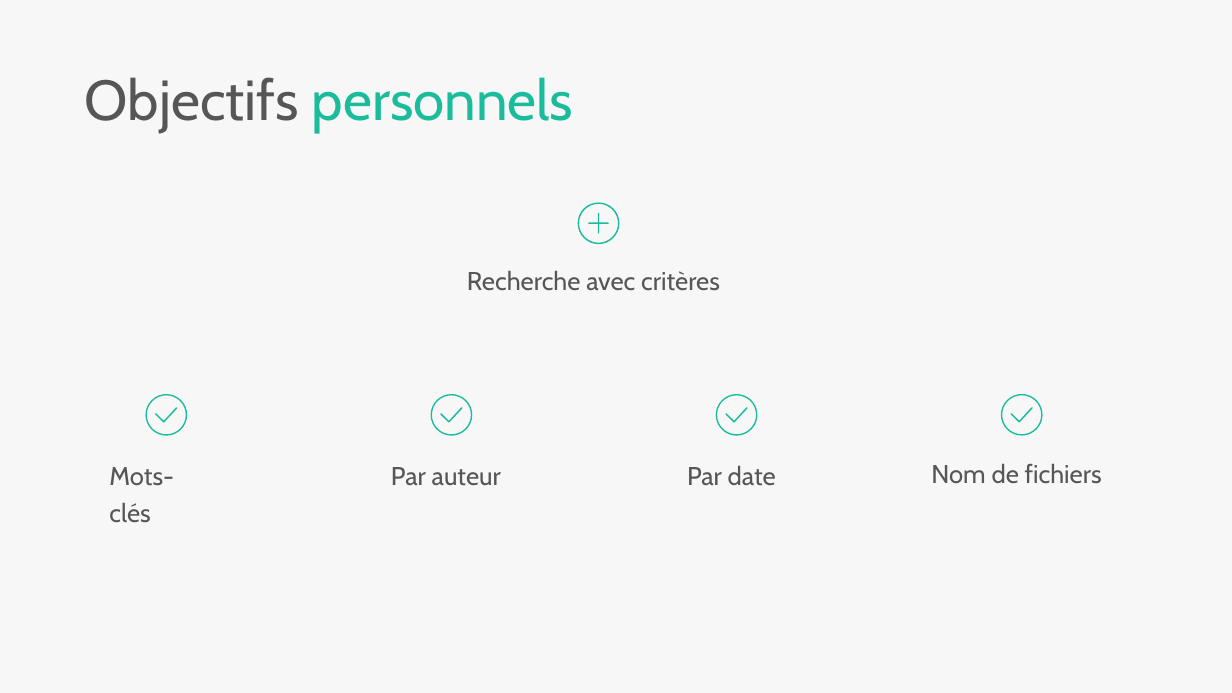
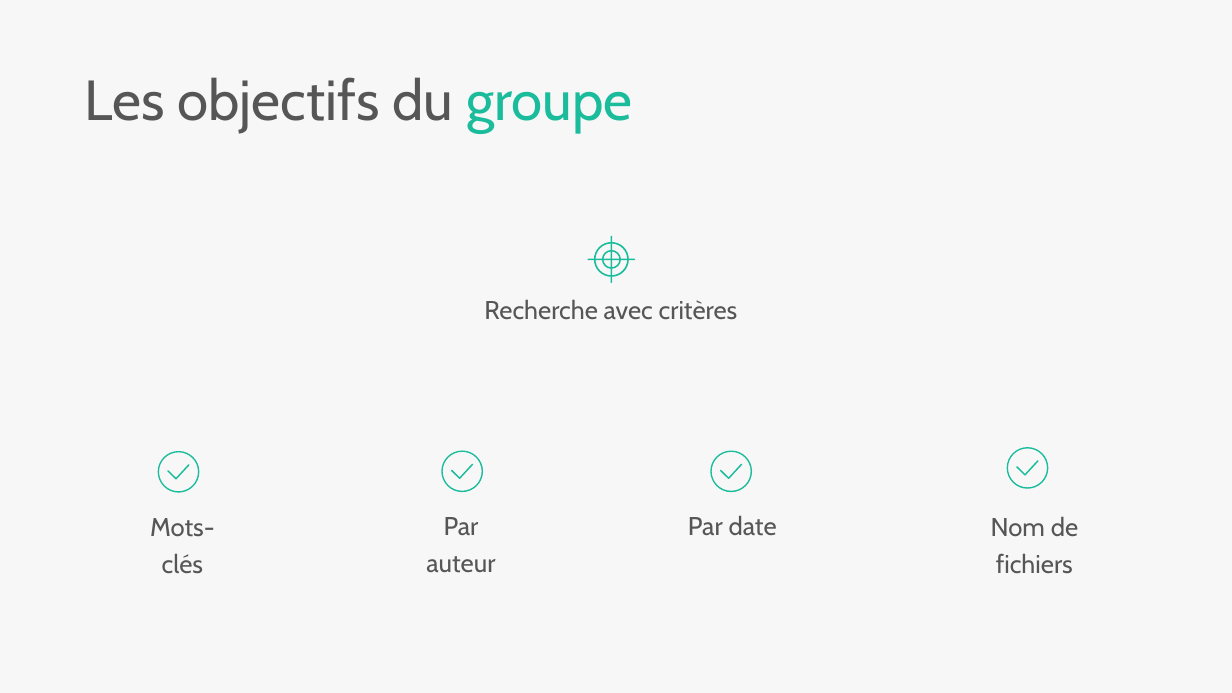
Before and after one commit to JeremyGfeller/MAW_1.1, a slide deck: slide 4 of Documentation/Présentation/Windows/Peetch by Slidor (Windows).pptx (slide 5 before the commit). Drawn at 1232x693 pixels with LibreOffice and Linux fonts; fonts in the diff are those of the drawing. Boxes give left, top, right and bottom in pixels: in the first picture for what was removed or moved away, otherwise in the second. Text is boxed around its words. In the diff, an @@ line names an element or a change of style, - is before the commit and + after.

```diff
--- a/Documentation/Présentation/Windows/Peetch by Slidor (Windows).pptx
+++ b/Documentation/Présentation/Windows/Peetch by Slidor (Windows).pptx
@@ text at box(85, 77, 633, 133): text changed; text colour #1ABC9C to #565656 @@
-Objectifs personnels
+Les objectifs du groupe
@@ freeform shape: place and size @@
-freeform shape at box(598, 213, 599, 234)
+freeform shape at box(611, 236, 613, 283)
@@ freeform shape added at box(588, 259, 636, 261), fill #1ABC9C @@
@@ freeform shape: place and size @@
-freeform shape at box(578, 202, 619, 244)
+freeform shape at box(594, 242, 629, 277)
@@ freeform shape: place and size @@
-freeform shape at box(589, 223, 609, 224)
+freeform shape at box(602, 250, 621, 269)
@@ text "Recherche avec critères": place and size @@
-text "Recherche avec critères" at box(467, 270, 720, 291)
+text "Recherche avec critères" at box(484, 299, 738, 320)
@@ freeform shape: place and size @@
-freeform shape at box(1001, 394, 1043, 435)
+freeform shape at box(1006, 447, 1048, 489)
@@ freeform shape: place and size @@
-freeform shape at box(145, 394, 187, 435)
+freeform shape at box(158, 451, 200, 493)
@@ 3 freeform shapes: place and size @@
-3 freeform shapes at box(155, 394, 472, 435)
+3 freeform shapes at box(167, 451, 483, 493)
@@ freeform shape: place and size @@
-freeform shape at box(716, 394, 758, 435)
+freeform shape at box(711, 451, 752, 493)
@@ freeform shape: place and size @@
-freeform shape at box(726, 408, 748, 423)
+freeform shape at box(720, 464, 742, 480)
@@ freeform shape: place and size @@
-freeform shape at box(1011, 408, 1033, 423)
+freeform shape at box(1017, 460, 1039, 476)
@@ text "Mots-clés": place and size @@
-text "Mots-clés" at box(109, 467, 174, 522)
+text "Mots-clés" at box(150, 518, 215, 573)
@@ text "Par auteur": place and size @@
-text "Par auteur" at box(391, 467, 501, 486)
+text "Par auteur" at box(426, 517, 495, 573)
@@ text "Par date": place and size @@
-text "Par date" at box(687, 465, 776, 486)
+text "Par date" at box(688, 515, 777, 536)
@@ alignment left to centre in 4 elements at box(688, 515, 777, 536), box(426, 517, 495, 573), box(150, 518, 215, 573), box(991, 516, 1078, 573) @@
@@ text "Nom de fichiers": place and size @@
-text "Nom de fichiers" at box(931, 463, 1102, 483)
+text "Nom de fichiers" at box(991, 516, 1078, 573)
```
Also in this commit, not shown: 1 other slide changed, 14 slides added, 47 slides removed, 4 other files.
